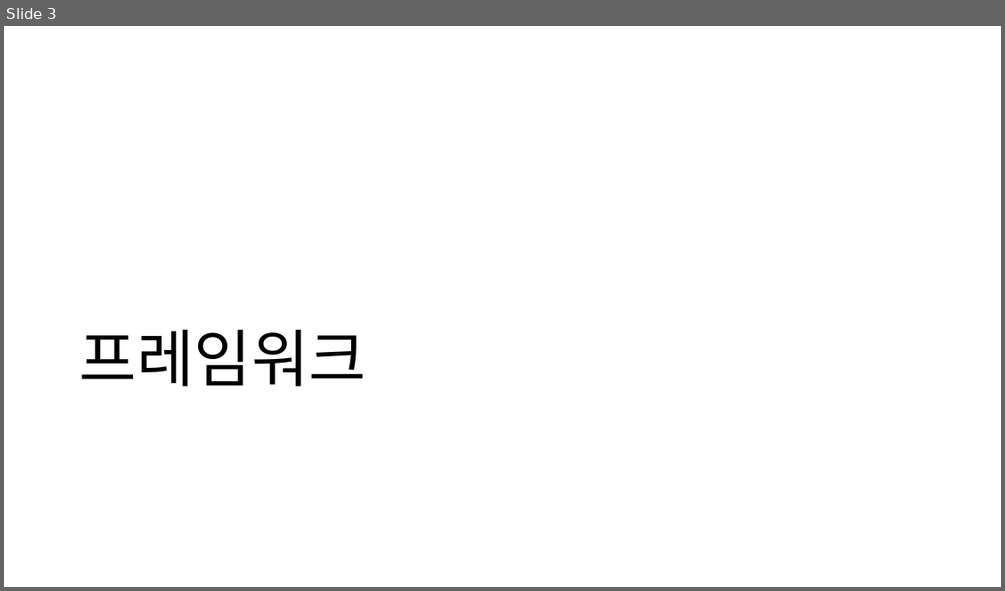
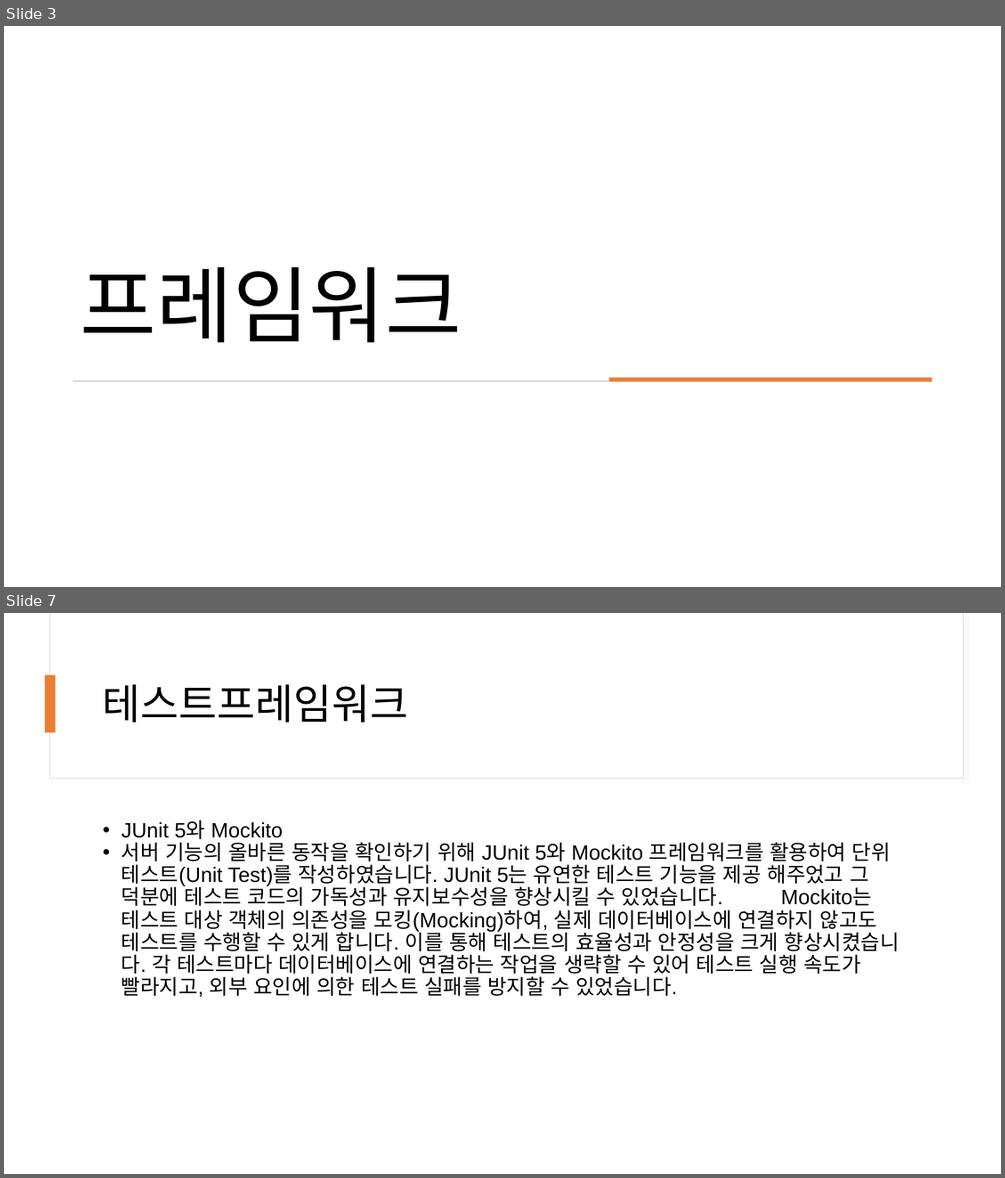
Before and after one commit to Son2kwon/SE_Project, a slide deck: Non-Coding-Region/SE_project 동영상 용 PPT.pptx. Shown one above the other, each under a label of ours: slide 3 before the commit, slides 3 and 7 after it; the slides between them are not shown. The pictures are 1005x591 and 1005x1178 pixels, drawn with LibreOffice and Linux fonts; fonts in the diff are those of the drawing. Boxes give left, top, right and bottom in pixels: in the first picture for what was removed or moved away, otherwise in the second. Text is boxed around its words. In the diff, an @@ line names an element or a change of style, - is before the commit and + after.

```diff
--- a/Non-Coding-Region/SE_project 동영상 용 PPT.pptx
+++ b/Non-Coding-Region/SE_project 동영상 용 PPT.pptx
@@ slide 7 added at (4,613,1001,1174), background #FFFFFF @@
@@ rectangle added at (49,613,963,779), fill #FFFFFF, outline #E1E1E1 0.75 pt @@
@@ rectangle added at (50,613,963,778), fill #FFFFFF @@
@@ rectangle added at (45,675,56,732), fill #ED7D31 @@
@@ title added at (103,684,408,722), 40 pt, text #000000 @@
+테스트프레임워크
@@ text added at (121,820,899,997), 20 pt, text #000000 @@
+• JUnit 5와 Mockito
+• 서버 기능의 올바른 동작을 확인하기 위해 JUnit 5와 Mockito 프레임워크를 활용하여 단위 테스트(Unit Test)를 작성하였습니다. JUnit 5는 유연한 테스트 기능을 제공 해주었고 그 덕분에 테스트 코드의 가독성과 유지보수성을 향상시킬 수 있었습니다. Mockito는 테스트 대상 객체의 의존성을 모킹(Mocking)하여, 실제 데이터베이스에 연결하지 않고도 테스트를 수행할 수 있게 합니다. 이를 통해 테스트의 효율성과 안정성을 크게 향상시켰습니다. 각 테스트마다 데이터베이스에 연결하는 작업을 생략할 수 있어 테스트 실행 속도가 빨라지고, 외부 요인에 의한 테스트 실패를 방지할 수 있었습니다.
@@ slide 3 changed as well @@
@@ title "프레임워크": place and size @@
-title "프레임워크" at (80,329,366,386)
+title "프레임워크" at (80,266,461,343)
@@ title "프레임워크" at (80,266,461,343): size 60 to 80 pt @@
@@ rectangle added at (73,380,932,382), fill #D5D5D5 @@
@@ rectangle added at (609,378,932,382), fill #ED7D31 @@
```
Also in this commit, not shown: 3 other slides changed, 24 other slides added, 1 slide removed.
